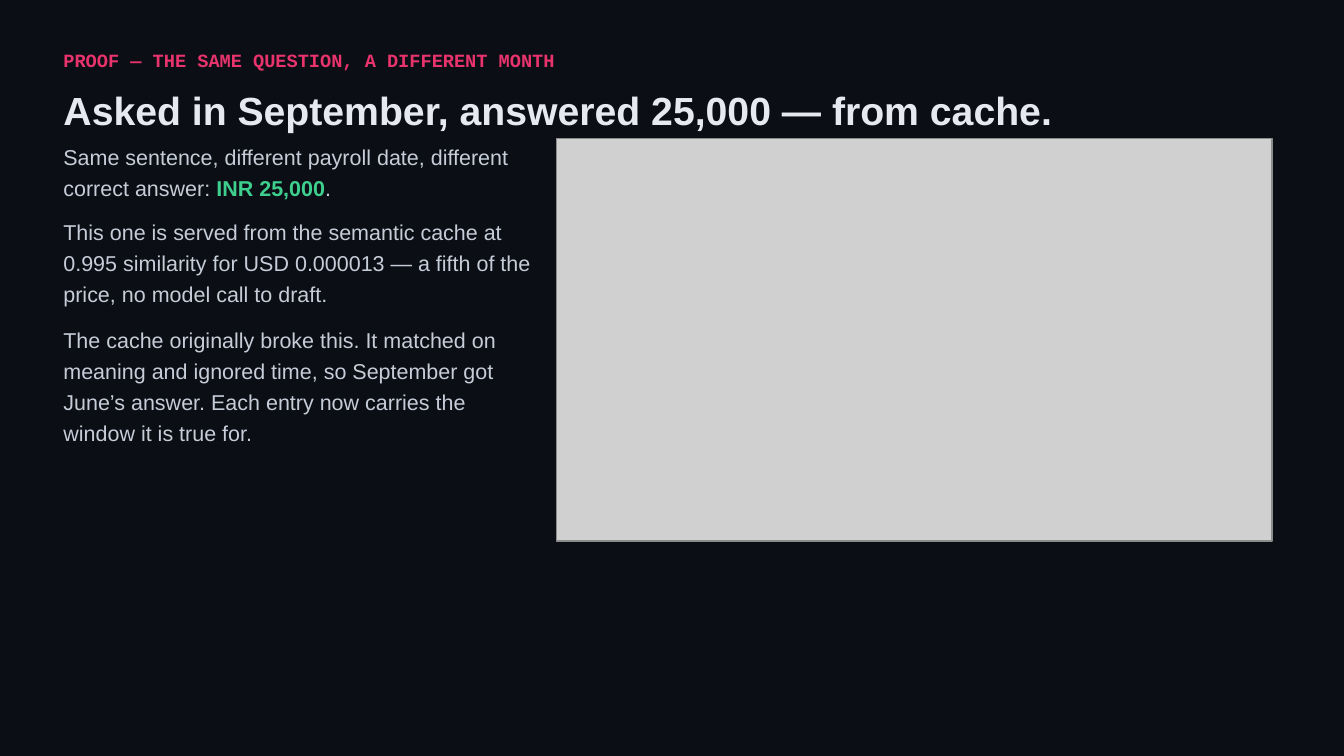
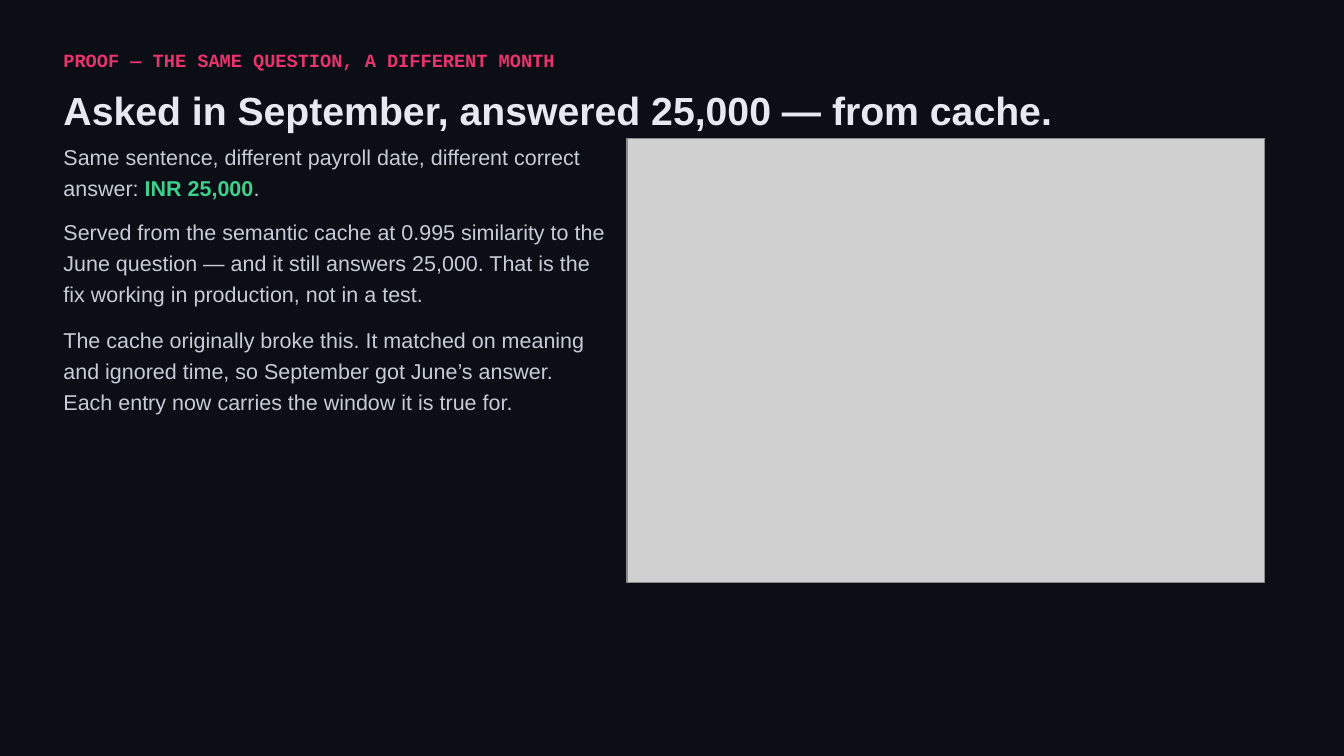
Before and after one commit to shivam-25/ramco-payce-pilot, a slide deck: slide 8 of docs/ramco-payce-pilot.pptx. Drawn at 1344x756 pixels with LibreOffice and Linux fonts; fonts in the diff are those of the drawing; grey boxes stand for pictures. Boxes give left, top, right and bottom in pixels: in the first picture for what was removed or moved away, otherwise in the second. Text is boxed around its words. In the diff, an @@ line names an element or a change of style, - is before the commit and + after.

```diff
--- a/docs/ramco-payce-pilot.pptx
+++ b/docs/ramco-payce-pilot.pptx
@@ text "Same sentence, different payroll date, ..." rewrapped from [63,149,508,200] to [63,149,580,200] @@
@@ picture: place and size @@
-picture at [556,138,1273,542]
+picture at [628,138,1265,582]
@@ text at [63,224,605,307]: text changed @@
-This one is served from the semantic cache at 0.995 similarity for USD 0.000013 — a fifth of the price, no model call to draft.
+Served from the semantic cache at 0.995 similarity to the June question — and it still answers 25,000. That is the fix working in production, not in a test.
@@ text "The cache originally broke this. ..." rewrapped from [63,332,496,441] to [63,332,584,415] @@
```
Also in this commit, not shown: 5 other slides changed, 13 other files.
